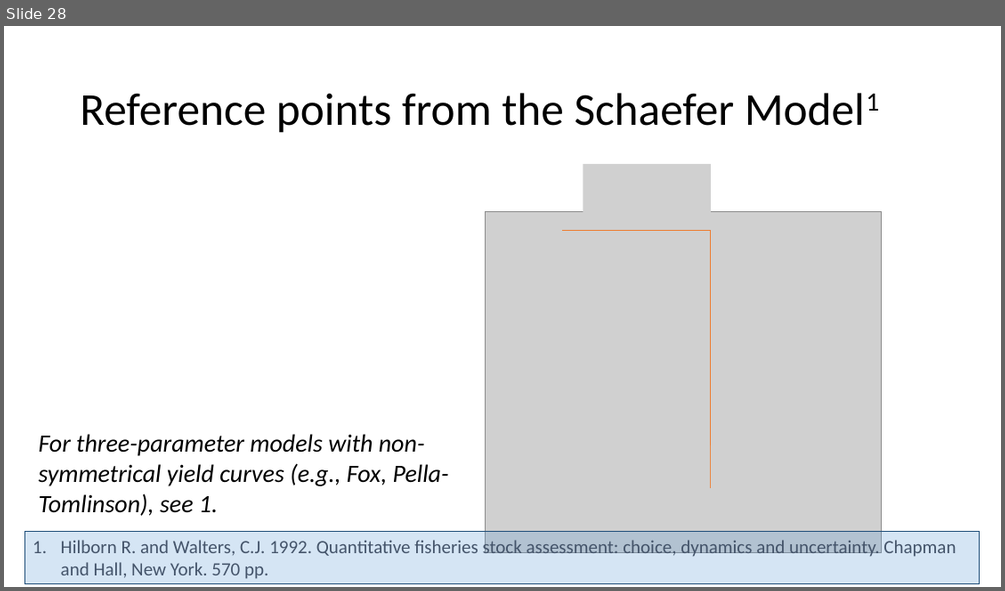
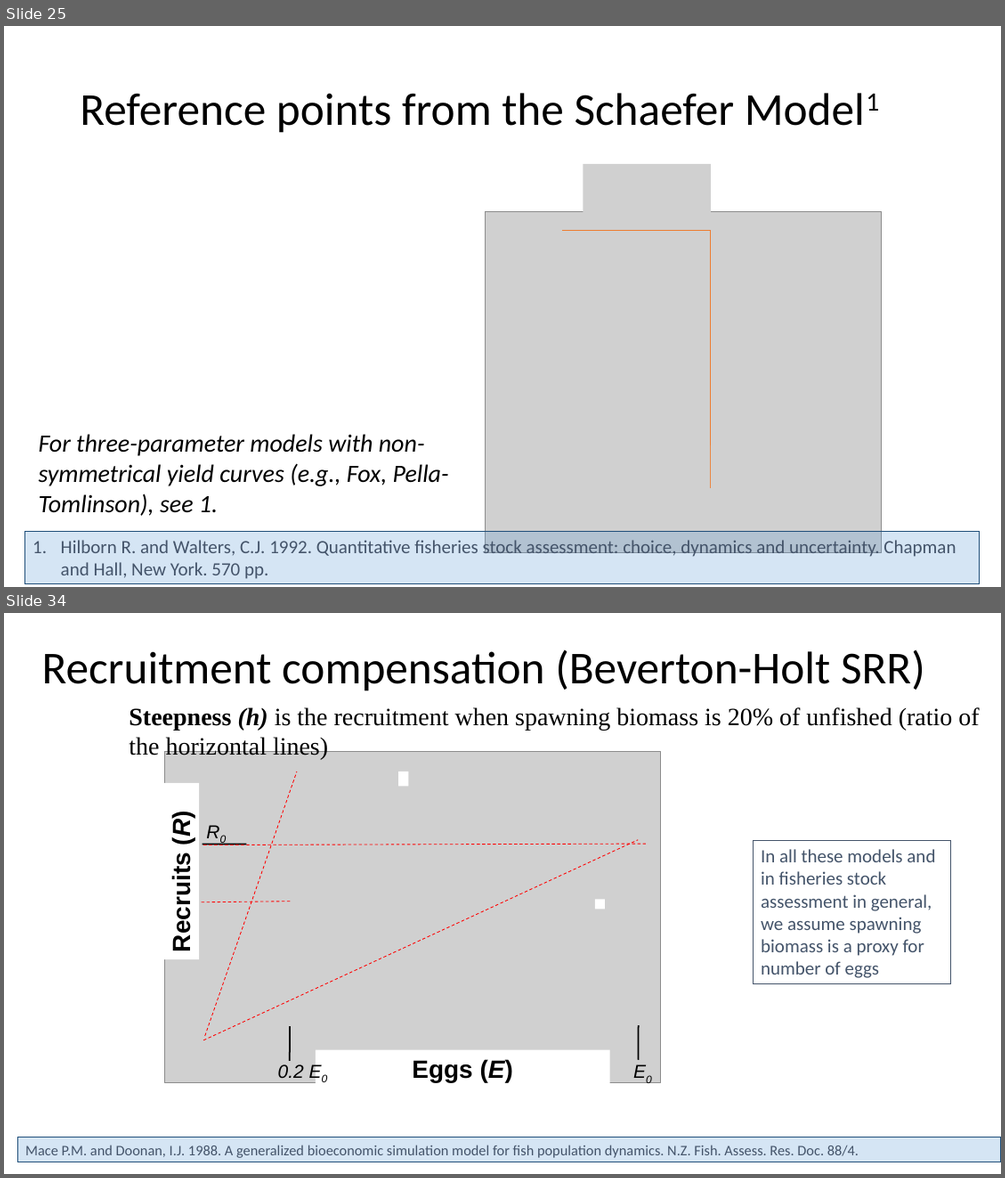
Before and after one commit to TESA-workshops/Ref-Pt-101, a slide deck: RefPt101_draft+rf.pptx. Shown one above the other, each under a label of ours: slide 28 before the commit, slides 25 and 34 after it; the slides between them are not shown. The pictures are 1005x591 and 1005x1178 pixels, drawn with LibreOffice and Linux fonts; fonts in the diff are those of the drawing; grey boxes stand for pictures. Boxes give left, top, right and bottom in pixels: in the first picture for what was removed or moved away, otherwise in the second. Text is boxed around its words. In the diff, an @@ line names an element or a change of style, - is before the commit and + after.

```diff
--- a/RefPt101_draft+rf.pptx
+++ b/RefPt101_draft+rf.pptx
@@ slide 34 added at (4, 613, 1001, 1174), background #FFFFFF @@
@@ title added at (42, 649, 925, 691), 44 pt, text #000000 @@
+Recruitment compensation (Beverton-Holt SRR)
@@ text added at (129, 707, 979, 760), 24 pt, text #000000 @@
+Steepness (h) is the recruitment when spawning biomass is 20% of unfished (ratio of the horizontal lines)
@@ line added from (205, 1036) to (297, 771), #FF0000 0.75 pt dashed @@
@@ group added at (165, 751, 688, 1083): 2 texts, 2 lines, 1 picture, 1 rectangle @@
+E0
+R0
@@ rectangle added at (162, 783, 199, 959), fill #FFFFFF, 24 pt, text #000000, bold @@
+Recruits (R)
@@ line added from (203, 1040) to (638, 840), #FF0000 0.75 pt dashed @@
@@ line added from (203, 844) to (646, 844), #FF0000 0.75 pt dashed @@
@@ rectangle added at (671, 831, 686, 841), fill #FFFFFF @@
@@ rectangle added at (753, 840, 951, 984), outline #44546A 0.75 pt, 18 pt, text #44546A @@
+In all these models and in fisheries stock assessment in general, we assume spawning biomass is a proxy for number of eggs
@@ line added from (202, 902) to (291, 900), #FF0000 0.75 pt dashed @@
@@ rectangle added at (595, 900, 605, 909), fill #FFFFFF @@
@@ line added from (290, 1027) to (290, 1061), #000000 1.5 pt @@
@@ text added at (278, 1064, 304, 1078), 18 pt, text #000000, italic @@
+0.2 E0
@@ rectangle added at (316, 1050, 610, 1087), fill #FFFFFF, 24 pt, text #000000, bold @@
+Eggs (E)
@@ rectangle added at (18, 1137, 1001, 1163), fill #5B9BD5 at 25% opacity, outline #1F4E79 0.75 pt, 14 pt, text #44546A @@
+Mace P.M. and Doonan, I.J. 1988. A generalized bioeconomic simulation model for fish population dynamics. N.Z. Fish. Assess. Res. Doc. 88/4.
@@ what was slide 28 is now slide 25 @@
```
Also in this commit, not shown: 16 slides changed, 11 other slides added, 1 slide removed.
